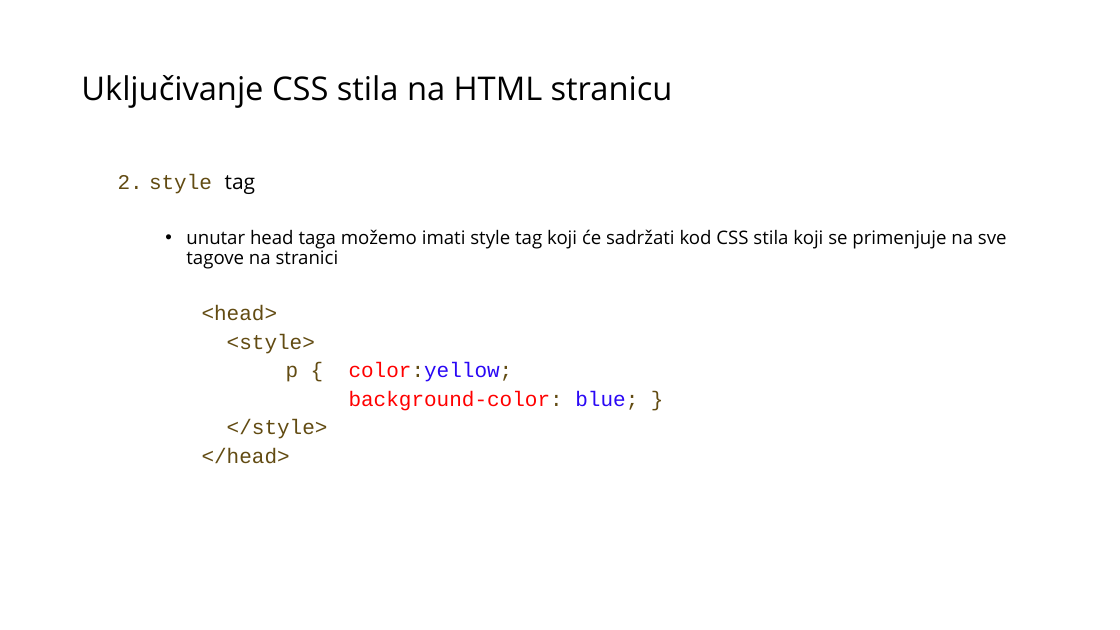
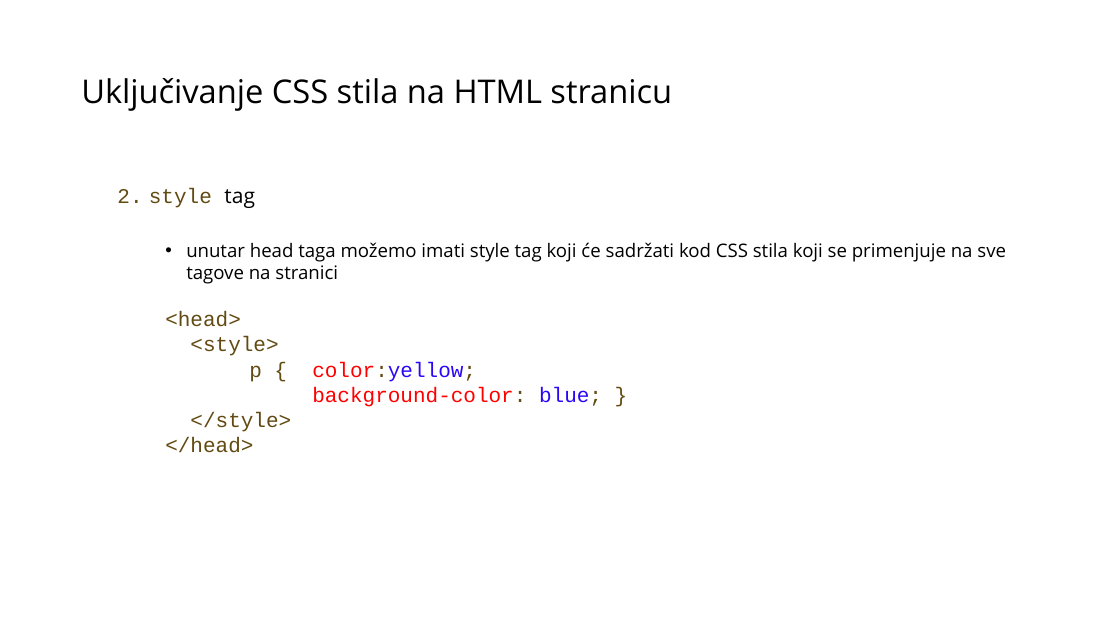
Before and after one commit to MissUchiha/frontend-programming-course, a slide deck: slide 6 of CSS/Prezentacija CSS.pptx. Drawn at 1120x630 pixels with LibreOffice and Linux fonts; fonts in the diff are those of the drawing. Boxes give left, top, right and bottom in pixels: in the first picture for what was removed or moved away, otherwise in the second. Text is boxed around its words. In the diff, an @@ line names an element or a change of style, - is before the commit and + after.

```diff
--- a/CSS/Prezentacija CSS.pptx
+++ b/CSS/Prezentacija CSS.pptx
@@ text "Uključivanje CSS stila na HTML ..." at (81, 78, 672, 111): line spacing 0.9 to 1 @@
@@ text "style tag" at (149, 188, 1006, 407): indent changed; line spacing 0.9 to 1; list level 2 to 1 in "<head>"; list level 2 to 1 in "<style>"; list level 2 to 1 in "p { color:yellow;"; list level 2 to 1 in "background-color: blue; }"; list level 2 to 1 in "</style>"; list level 2 to 1 in "</head>" @@
```
Also in this commit, not shown: 60 other slides changed, 3 other files.
